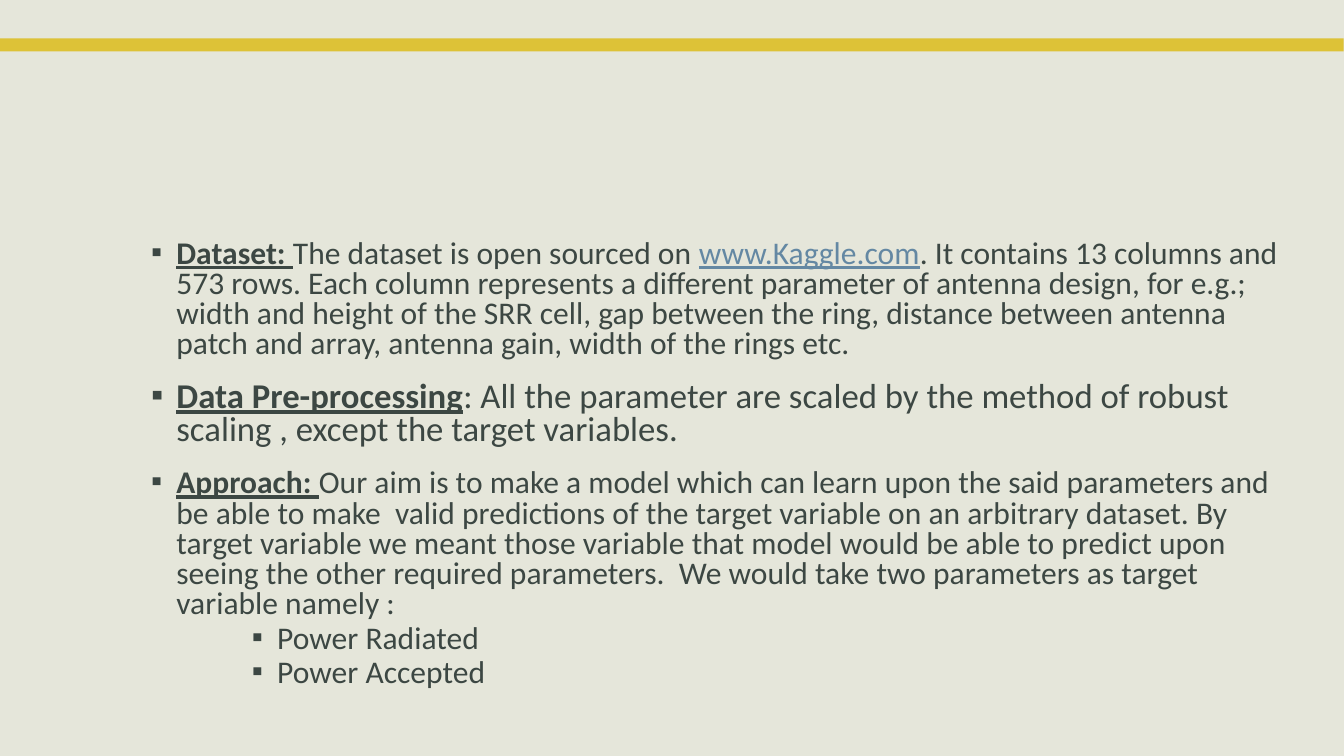
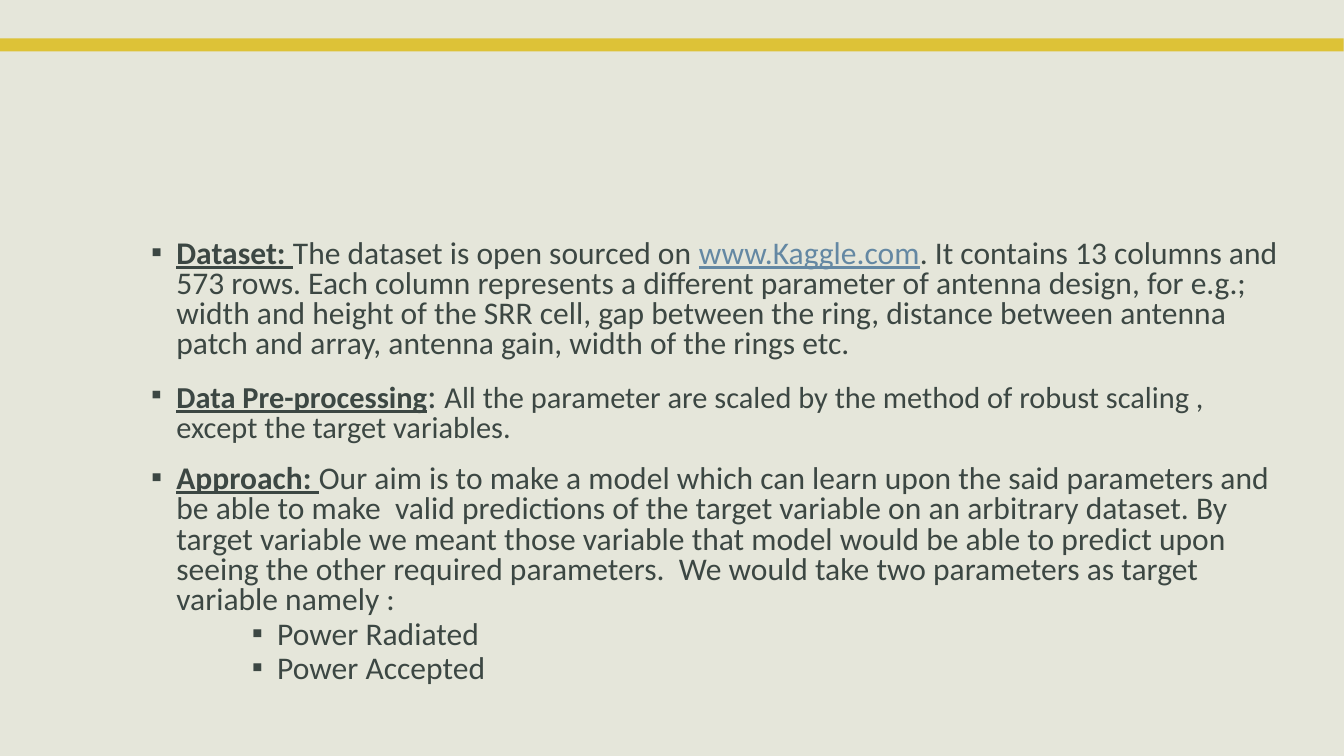
Before and after one commit to thatdanish/IEEE-AP-MTT-Report-Project, a slide deck: slide 4 of Antenna Design Deep Learning Model.pptx. Drawn at 1344x756 pixels with LibreOffice and Linux fonts; fonts in the diff are those of the drawing; background and template pictures are left out. Boxes give left, top, right and bottom in pixels: in the first picture for what was removed or moved away, otherwise in the second. Text is boxed around its words. In the diff, an @@ line names an element or a change of style, - is before the commit and + after.

```diff
--- a/Antenna Design Deep Learning Model.pptx
+++ b/Antenna Design Deep Learning Model.pptx
@@ text at (x1=176, y1=386, x2=1189, y2=443): size 24.8 to 21.7 pt in "Data Pre-processing: All the parameter are scaled ..." @@
```
Also in this commit, not shown: 3 other slides changed, 4 other files.
